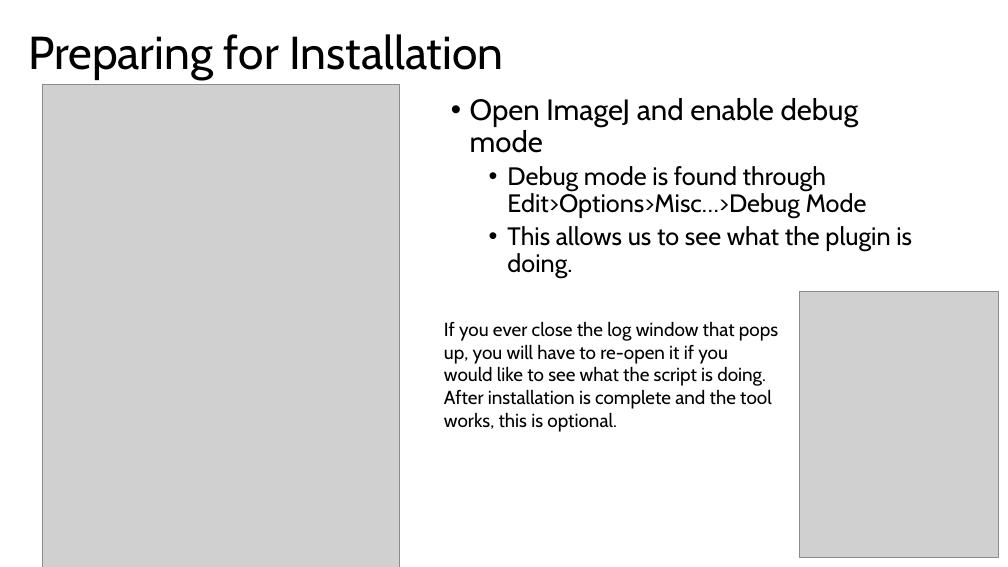
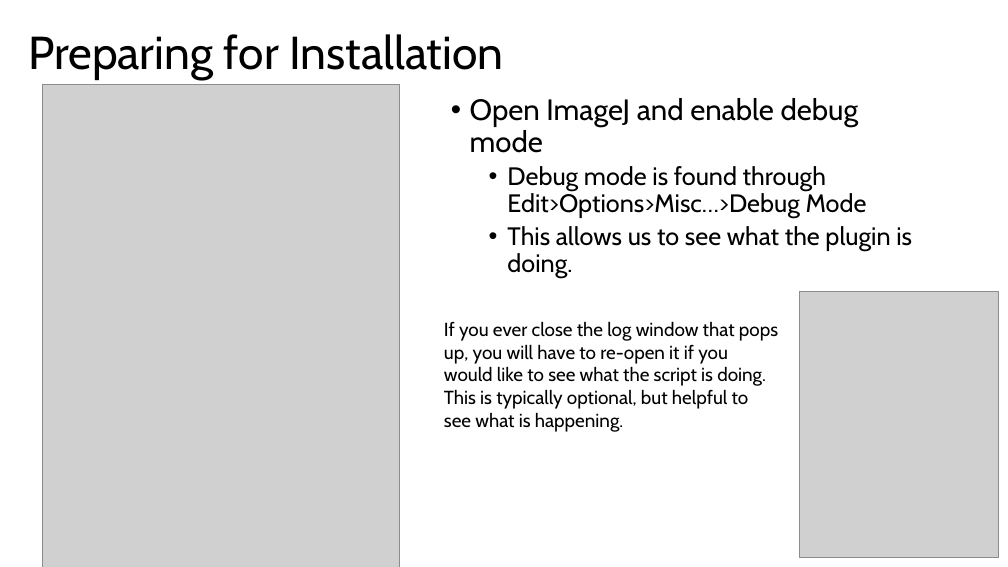
Before and after one commit to SkylerHeininger/Adipolabeler, a slide deck: slide 7 of Adipocyte Auto-Labeler.pptx. Drawn at 1008x567 pixels with LibreOffice and Linux fonts; fonts in the diff are those of the drawing; grey boxes stand for pictures. Boxes give left, top, right and bottom in pixels: in the first picture for what was removed or moved away, otherwise in the second. Text is boxed around its words. In the diff, an @@ line names an element or a change of style, - is before the commit and + after.

Commit message:
updated presentation

```diff
--- a/Adipocyte Auto-Labeler.pptx
+++ b/Adipocyte Auto-Labeler.pptx
@@ text at (x1=444, y1=321, x2=778, y2=432): text changed @@
-If you ever close the log window that pops up, you will have to re-open it if you would like to see what the script is doing. After installation is complete and the tool works, this is optional.
+If you ever close the log window that pops up, you will have to re-open it if you would like to see what the script is doing. This is typically optional, but helpful to see what is happening.
```
Also in this commit, not shown: 4 other slides changed.
